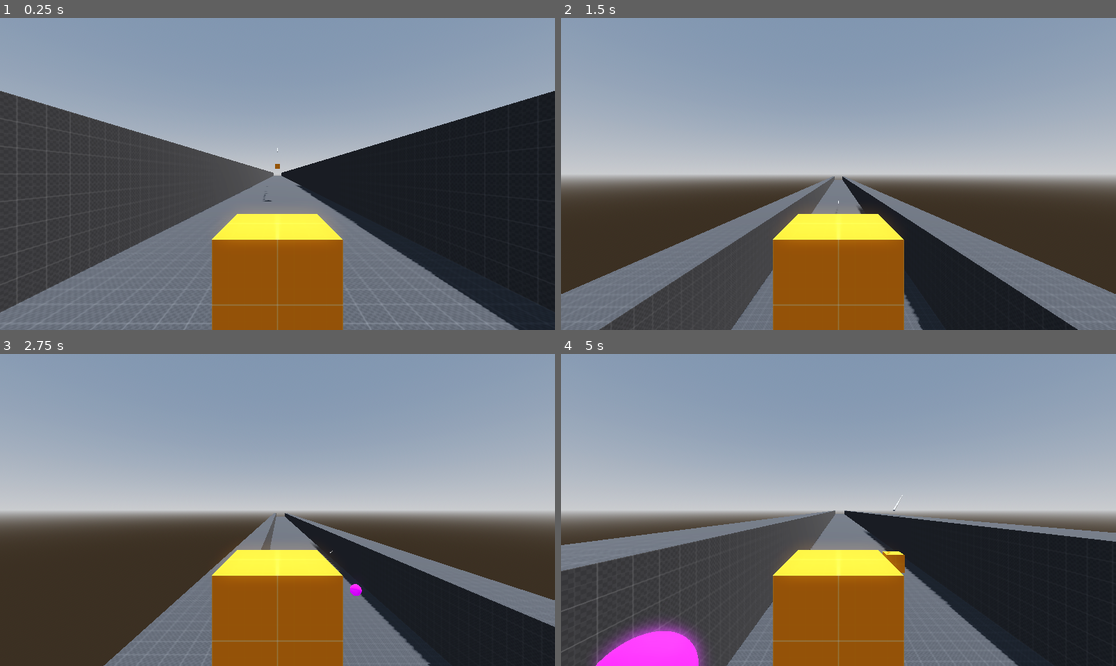
Above: before the commit, frames 1-4 (two rows, left to right).
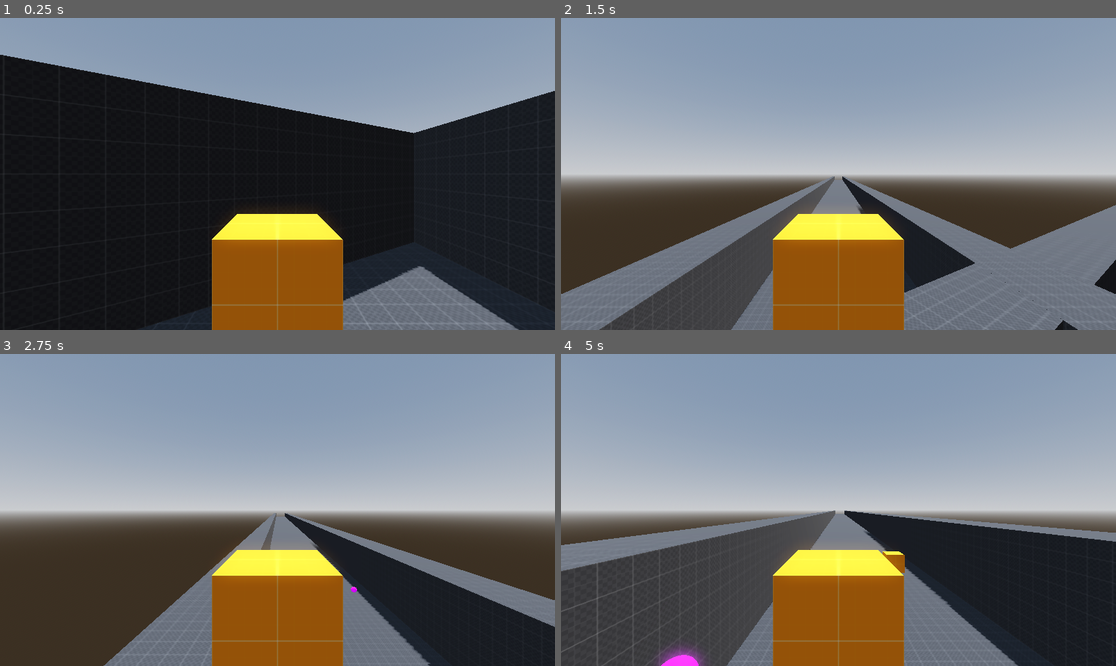
Above: after the commit, the same moments.

Repository: DrOtter3000/vfursquadron
Game: Godot game, scene res://levels/sandbox.tscn
The game is run twice, just before and just after one commit, with the same random seed, the same clock (stepped at 60 frames per second) and the same inputs.
Inputs (mouse positions are in pixels of both pictures, inside the frame that each line leads up to):
- Up to frame 1 (0.25 s): no input
- Up to frame 2 (1.5 s): move the mouse to (810, 236) at 0.52 s; hold Space (boost) 0.53-1.28 s; hold W (up) from 0.53 s (still down); move the mouse to (1005, 220) at 1.27 s; click (1005, 220) at 1.35 s
- Up to frame 3 (2.75 s): move the mouse to (111, 463) at 2.02 s; release W (up) at 2.03 s; hold A (left) from 2.03 s (still down); hold Space (boost) from 2.03 s (still down)
- Up to frame 4 (5 s): move the mouse to (866, 510) at 2.77 s; release Space (boost) at 2.78 s; click (866, 510) at 2.85 s; move the mouse to (755, 432) at 3.52 s; release A (left) at 3.53 s; hold S (down) 3.53-4.28 s; hold Space (boost) 3.53-4.28 s; move the mouse to (960, 494) at 4.27 s; hold D (right) from 4.28 s (still down); click (960, 494) at 4.35 s

The runs differ from the first frame. In frame 1, 41% of the frame differs, in the area x 0-76%, y 11-100%; in frame 2, 6.6%; in frame 3, less than 0.1%; in frame 4, 2.0%.

Commit message:
add small explosion hit effect

Diff:
--- a/enemies/enemy.tscn
+++ b/enemies/enemy.tscn
@@ -6,8 +6,6 @@
 [sub_resource type="BoxShape3D" id="BoxShape3D_7frlh"]
 
 [sub_resource type="BoxMesh" id="BoxMesh_orwns"]
-
-[sub_resource type="BoxMesh" id="BoxMesh_7frlh"]
 
 [node name="Enemy" type="CharacterBody3D"]
 script = ExtResource("1_fw1ev")
@@ -22,13 +20,9 @@
 mesh = SubResource("BoxMesh_orwns")
 
 [node name="PlayerRaycast" type="RayCast3D" parent="."]
-transform = Transform3D(1, 0, 0, 0, 1, 0, 0, 0, 1, 0, 3.40491, 0)
+transform = Transform3D(1, 0, 0, 0, 1, 0, 0, 0, 1, 0, 0.40491, 1)
 target_position = Vector3(0, 0, -200)
 collision_mask = 7
-
-[node name="MeshInstance3D" type="MeshInstance3D" parent="PlayerRaycast"]
-transform = Transform3D(0.1, 0, 0, 0, 0.1, 0, 0, 0, 56, 0, 0, 29)
-mesh = SubResource("BoxMesh_7frlh")
 
 [node name="ProjectileSpawnPosition" type="Node3D" parent="."]
 transform = Transform3D(1, 0, 0, 0, 1, 0, 0, 0, 1, 0, 0, 2)
--- a/levels/sandbox.tscn
+++ b/levels/sandbox.tscn
@@ -99,6 +99,19 @@
 [node name="CollisionShape3D" type="CollisionShape3D" parent="Wall/StaticBody3D"]
 shape = SubResource("ConvexPolygonShape3D_7he1i")
 
+[node name="Wall3" type="MeshInstance3D" parent="."]
+transform = Transform3D(0.5, 0, -0.866025, 0, 1, 0, 0.866025, 0, 0.5, -12.5, 4, -3)
+layers = 4
+material_override = ExtResource("1_wfhpi")
+mesh = SubResource("BoxMesh_85hcc")
+
+[node name="StaticBody3D" type="StaticBody3D" parent="Wall3"]
+collision_layer = 4
+collision_mask = 9
+
+[node name="CollisionShape3D" type="CollisionShape3D" parent="Wall3/StaticBody3D"]
+shape = SubResource("ConvexPolygonShape3D_7he1i")
+
 [node name="Wall2" type="MeshInstance3D" parent="."]
 transform = Transform3D(1, 0, 0, 0, 1, 0, 0, 0, 1, 12.5, 4, -250)
 layers = 4
--- a/particles/hit_particles.tscn
+++ b/particles/hit_particles.tscn
@@ -150,3 +150,4 @@
 libraries = {
 &"": SubResource("AnimationLibrary_nfddx")
 }
+autoplay = "RESET"
--- /dev/null
+++ b/particles/small_explosion.tscn
@@ -0,0 +1,130 @@
+[gd_scene load_steps=13 format=3 uid="uid://bavk8jk7blgcf"]
+
+[sub_resource type="Curve" id="Curve_gxt6l"]
+_data = [Vector2(0, 1), 0.0, 0.0, 0, 0, Vector2(1, 0), 0.0, 0.0, 0, 0]
+point_count = 2
+
+[sub_resource type="CurveTexture" id="CurveTexture_los3a"]
+curve = SubResource("Curve_gxt6l")
+
+[sub_resource type="Gradient" id="Gradient_1l068"]
+offsets = PackedFloat32Array(0, 0.469697, 0.636364, 0.823232, 1)
+colors = PackedColorArray(1, 1, 1, 1, 0.882353, 0.878431, 0, 1, 0.709804, 0, 0.0901961, 1, 0.940362, 3.41728e-06, 3.85046e-07, 1, 0, 0, 0, 0)
+
+[sub_resource type="GradientTexture1D" id="GradientTexture1D_j45lm"]
+gradient = SubResource("Gradient_1l068")
+
+[sub_resource type="Curve" id="Curve_iw7ny"]
+_data = [Vector2(0, 0), 0.0, 0.0, 0, 0, Vector2(1, 1), 0.0, 0.0, 0, 0]
+point_count = 2
+
+[sub_resource type="CurveTexture" id="CurveTexture_7r75d"]
+curve = SubResource("Curve_iw7ny")
+
+[sub_resource type="ParticleProcessMaterial" id="ParticleProcessMaterial_hwku7"]
+emission_shape = 1
+emission_sphere_radius = 0.25
+gravity = Vector3(0, 0.5, 0)
+scale_min = 0.5
+scale_max = 0.8
+scale_curve = SubResource("CurveTexture_7r75d")
+color_ramp = SubResource("GradientTexture1D_j45lm")
+alpha_curve = SubResource("CurveTexture_los3a")
+
+[sub_resource type="StandardMaterial3D" id="StandardMaterial3D_jom2m"]
+shading_mode = 0
+vertex_color_use_as_albedo = true
+
+[sub_resource type="SphereMesh" id="SphereMesh_41vsy"]
+material = SubResource("StandardMaterial3D_jom2m")
+
+[sub_resource type="Animation" id="Animation_gdcum"]
+resource_name = "default"
+length = 0.5
+tracks/0/type = "value"
+tracks/0/imported = false
+tracks/0/enabled = true
+tracks/0/path = NodePath(".:emitting")
+tracks/0/interp = 1
+tracks/0/loop_wrap = true
+tracks/0/keys = {
+"times": PackedFloat32Array(0),
+"transitions": PackedFloat32Array(1),
+"update": 1,
+"values": [true]
+}
+tracks/1/type = "value"
+tracks/1/imported = false
+tracks/1/enabled = true
+tracks/1/path = NodePath("OmniLight3D:light_energy")
+tracks/1/interp = 1
+tracks/1/loop_wrap = true
+tracks/1/keys = {
+"times": PackedFloat32Array(0.0333333, 0.0666667, 0.1),
+"transitions": PackedFloat32Array(1, 1, 1),
+"update": 0,
+"values": [0.0, 1.0, 0.0]
+}
+tracks/2/type = "method"
+tracks/2/imported = false
+tracks/2/enabled = true
+tracks/2/path = NodePath(".")
+tracks/2/interp = 1
+tracks/2/loop_wrap = true
+tracks/2/keys = {
+"times": PackedFloat32Array(0.5),
+"transitions": PackedFloat32Array(1),
+"values": [{
+"args": [],
+"method": &"queue_free"
+}]
+}
+
+[sub_resource type="Animation" id="Animation_tnqh6"]
+length = 0.001
+tracks/0/type = "value"
+tracks/0/imported = false
+tracks/0/enabled = true
+tracks/0/path = NodePath(".:emitting")
+tracks/0/interp = 1
+tracks/0/loop_wrap = true
+tracks/0/keys = {
+"times": PackedFloat32Array(0),
+"transitions": PackedFloat32Array(1),
+"update": 1,
+"values": [false]
+}
+tracks/1/type = "value"
+tracks/1/imported = false
+tracks/1/enabled = true
+tracks/1/path = NodePath("OmniLight3D:light_energy")
+tracks/1/interp = 1
+tracks/1/loop_wrap = true
+tracks/1/keys = {
+"times": PackedFloat32Array(0),
+"transitions": PackedFloat32Array(1),
+"update": 0,
+"values": [1.0]
+}
+
+[sub_resource type="AnimationLibrary" id="AnimationLibrary_2xpn5"]
+_data = {
+&"RESET": SubResource("Animation_tnqh6"),
+&"default": SubResource("Animation_gdcum")
+}
+
+[node name="SmallExplosion" type="GPUParticles3D"]
+emitting = false
+lifetime = 0.3
+one_shot = true
+explosiveness = 0.8
+process_material = SubResource("ParticleProcessMaterial_hwku7")
+draw_pass_1 = SubResource("SphereMesh_41vsy")
+
+[node name="OmniLight3D" type="OmniLight3D" parent="."]
+
+[node name="AnimationPlayer" type="AnimationPlayer" parent="."]
+libraries = {
+&"": SubResource("AnimationLibrary_2xpn5")
+}
+autoplay = "default"
--- a/player/player.gd
+++ b/player/player.gd
@@ -43,6 +43,7 @@
 
 func take_damage(amount: int):
 	hitpoints -= amount
+	print(hitpoints)
 
 func fire_primary() -> void:
 	if not primary_fire_ready:
--- a/project.godot
+++ b/project.godot
@@ -53,3 +53,5 @@
 3d_render/layer_3="Environment"
 3d_physics/layer_1="Player"
 3d_physics/layer_2="Enemy"
+3d_physics/layer_3="Environment"
+3d_physics/layer_4="Projectile"
--- a/projectiles/projectile.gd
+++ b/projectiles/projectile.gd
@@ -6,6 +6,10 @@
 var player_pos
 var direction
 var last_pos
+
+@onready var timer: Timer = $Timer
+
+@export var explosion: PackedScene = preload("res://particles/small_explosion.tscn")
 
 
 func _ready() -> void:
@@ -24,3 +28,10 @@
 
 func _on_timer_timeout() -> void:
 	queue_free()
+
+func _on_body_entered(body: Node3D) -> void:
+	var explosion_instance = explosion.instantiate()
+	get_parent().add_child(explosion_instance)
+	explosion_instance.global_position = global_position
+	timer.stop()
+	queue_free()
--- a/projectiles/projectile.tscn
+++ b/projectiles/projectile.tscn
@@ -13,16 +13,21 @@
 [sub_resource type="SphereShape3D" id="SphereShape3D_kixk3"]
 
 [node name="Projectile" type="Area3D"]
+collision_layer = 8
+collision_mask = 5
 script = ExtResource("1_wrf7x")
 
 [node name="MeshInstance3D" type="MeshInstance3D" parent="."]
+transform = Transform3D(0.5, 0, 0, 0, 0.5, 0, 0, 0, 0.5, 0, 0, 0)
 mesh = SubResource("SphereMesh_wrf7x")
 
 [node name="CollisionShape3D" type="CollisionShape3D" parent="."]
+transform = Transform3D(0.5, 0, 0, 0, 0.5, 0, 0, 0, 0.5, 0, 0, 0)
 shape = SubResource("SphereShape3D_kixk3")
 
 [node name="Timer" type="Timer" parent="."]
 wait_time = 5.0
 autostart = true
 
+[connection signal="body_entered" from="." to="." method="_on_body_entered"]
 [connection signal="timeout" from="Timer" to="." method="_on_timer_timeout"]
Not shown: 1 places in enemies/enemy.tscn that only renumber resources
